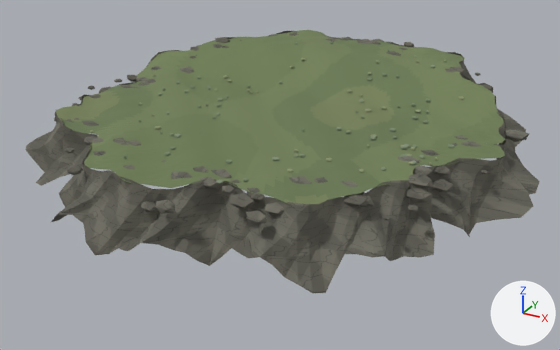
An edit to the glTF model Unity/Assets/Eldoria/ArtTests/ValoriaGatehouseV1/valoria_visual_slice_environment_v2.glb, drawn before and after from the same camera.
Rendered twice from a 50 mm camera at (67.4, -123.3, 47.5) aimed at (4.7, -9.1, -9.5). The lights are fixed; the arrows at lower right show +X, +Y and +Z. The picture after the commit comes second. Vertices at exactly the same position are counted once.

Names of what the first picture shows: 'Valoria Highlands - Blender sculpted environment'.
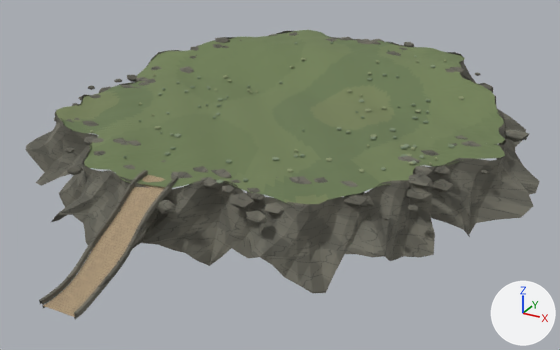
Commit message: art(unity): persist regenerated Valoria vertical slice scene [skip ci]

Boxes (x1, y1, x2, y2) around the edits, measured in the pictures (560 x 350 px):
'Valoria Highlands - Blender sculpted environment', reshaped (10% taller)
    before: (26, 30, 540, 293)
    after: (26, 30, 540, 319)
part 1 of me_valoria_authored_geological_mesh_and_forest, added
    after: (39, 170, 148, 306)
part 2 of me_valoria_authored_geological_mesh_and_forest, added
    after: (74, 177, 178, 318)
part 3 of me_valoria_authored_geological_mesh_and_forest, added (beige)
    after: (43, 175, 166, 319)

The change in detail:
Picture 'stone_albedo' (img_stone_albedo) is new.
Material 'Path sandstone' (mat_path_sandstone) is new.
Its texture is img_stone_albedo.
Its roughness is 0.86.
me_valoria_authored_geological_mesh_and_forest is used by ob_valoria_highlands___blender_sculpted_environment; location (0.0, 0.0, 0.0).
me_valoria_authored_geological_mesh_and_forest had 10439 vertices, 19400 faces and spanned x -46.6..49.0, y -46.5..47.6, z -11.6..5.9.
me_valoria_authored_geological_mesh_and_forest now has 10859 vertices, 20012 faces and spans x -46.6..49.0, y -63.0..47.6, z -11.6..5.9.
me_valoria_authored_geological_mesh_and_forest part 1: a new loose piece of 140 vertices spanning x -3.7..-0.7, y -63.0..-37.0, z -8.6..0.3.
me_valoria_authored_geological_mesh_and_forest part 2: a new loose piece of 140 vertices spanning x 2.0..5.0, y -63.0..-37.0, z -8.6..0.3.
me_valoria_authored_geological_mesh_and_forest part 3: a new loose piece of 140 vertices spanning x -3.2..4.5, y -63.0..-37.0, z -9.0..-0.5.
me_valoria_authored_geological_mesh_and_forest gains material mat_path_sandstone (picture img_stone_albedo).
